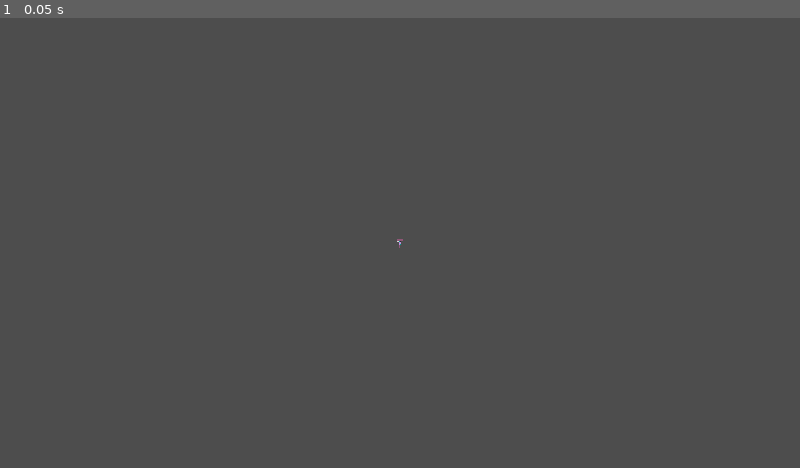
Above: before the commit, frame 1.
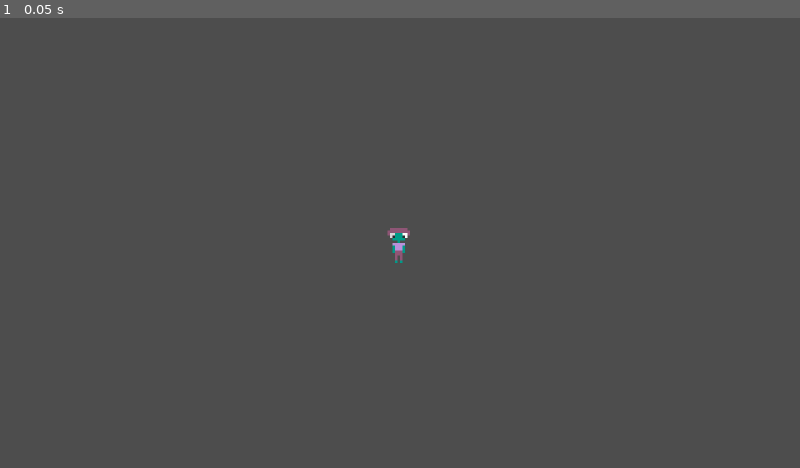
Above: after the commit, the same moment.

Repository: Bent0n22/Jame-Game-Squads
Game: Godot game, scene res://node_2d.tscn
Same seed, same stepped clock (60 frames per second), same inputs: the game is played once before the commit and once after it.
Inputs:
- Up to frame 1 (0.05 s): no input

The runs differ from the first frame. In frame 1, 0.1% of the frame differs, in the area x 48-52%, y 46-55%.

Commit message:
Autoloads and File Management

Diff:
--- a/jame-gam/node_2d.tscn
+++ b/jame-gam/node_2d.tscn
@@ -1,7 +1,7 @@
 [gd_scene load_steps=5 format=3 uid="uid://p58y02pwx2gq"]
 
 [ext_resource type="Script" uid="uid://48g65g8fyhuk" path="res://character_body_2d.gd" id="1_0e48y"]
-[ext_resource type="Texture2D" uid="uid://b68mqqlmk6vs0" path="res://Sprite-0001.png" id="2_epypp"]
+[ext_resource type="Texture2D" uid="uid://b68mqqlmk6vs0" path="res://Sprites/Sprite-0001.png" id="2_epypp"]
 
 [sub_resource type="CircleShape2D" id="CircleShape2D_7vadr"]
 radius = 8.0
--- a/jame-gam/project.godot
+++ b/jame-gam/project.godot
@@ -17,14 +17,16 @@
 
 [autoload]
 
-EventController="*res://EventController.gd"
-GameController="*res://GameController.gd"
-SaveController="*res://SaveController.gd"
+EventController="*res://Autoloads/EventController.gd"
+GameController="*res://Autoloads/GameController.gd"
+SaveController="*res://Autoloads/SaveController.gd"
 
 [display]
 
+window/size/viewport_width=320
+window/size/viewport_height=180
+window/size/borderless=true
 window/stretch/mode="canvas_items"
-window/stretch/aspect="expand"
 
 [input]
 
Renamed: jame-gam/EventController.gd -> jame-gam/Autoloads/EventController.gd
Renamed: jame-gam/EventController.gd.uid -> jame-gam/Autoloads/EventController.gd.uid
Renamed: jame-gam/GameController.gd -> jame-gam/Autoloads/GameController.gd
Renamed: jame-gam/GameController.gd.uid -> jame-gam/Autoloads/GameController.gd.uid
Renamed: jame-gam/SaveController.gd -> jame-gam/Autoloads/SaveController.gd
Renamed: jame-gam/SaveController.gd.uid -> jame-gam/Autoloads/SaveController.gd.uid
Binary file added: jame-gam/Sprites/Sprite-0001.png
Not shown, added: jame-gam/Sprites/Sprite-0001.png.import
